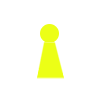
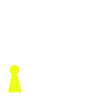
Revision of a layered 100 x 100 image; what changed, layer by layer:
painted on "Transformation" over [7, 42, 65, 94]
painted on "Background" over [40, 24, 59, 42]
